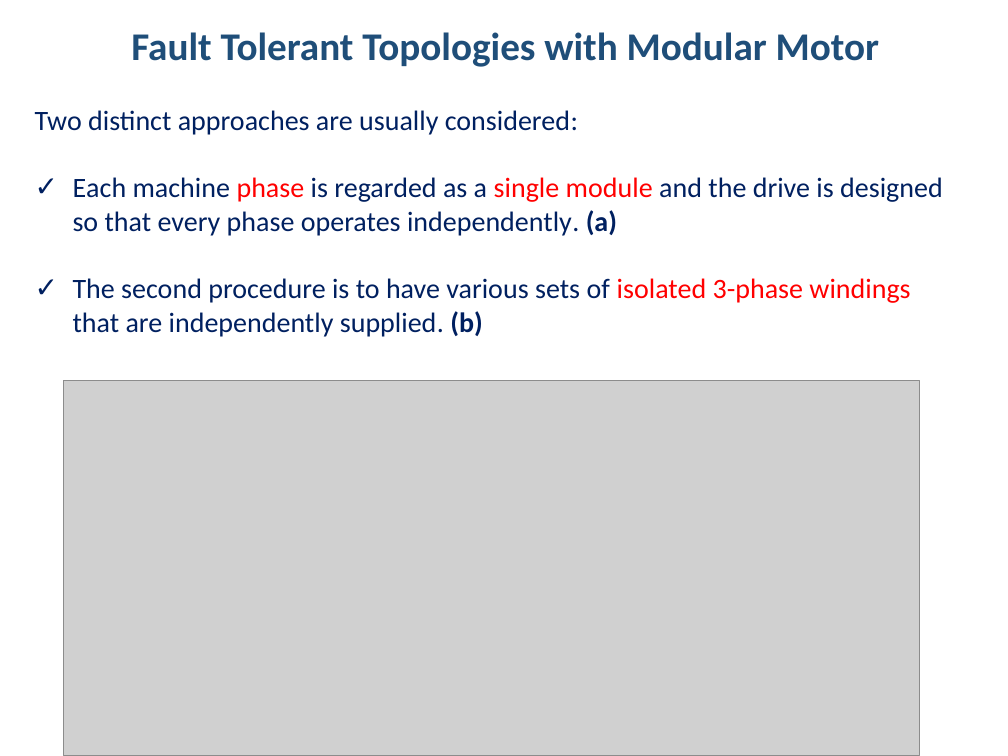
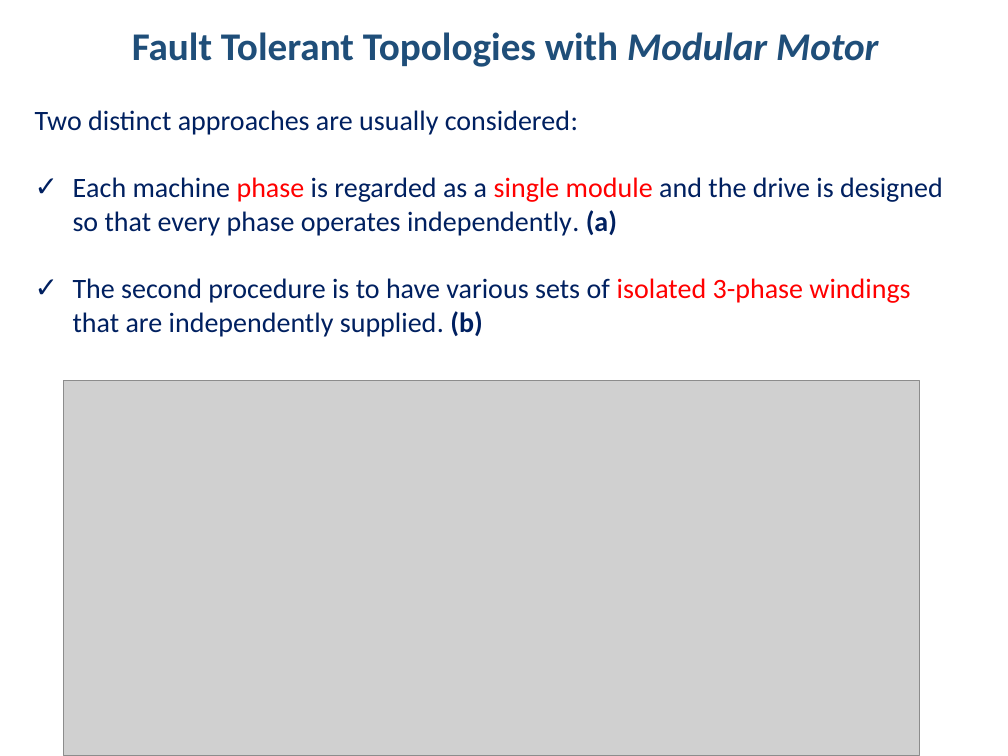
Before and after one commit to hakanpolat/IMMD, a slide deck: slide 18 of Literature/immd_ver2_research.pptx. Drawn at 1008x756 pixels with LibreOffice and Linux fonts; fonts in the diff are those of the drawing; grey boxes stand for pictures. Boxes give left, top, right and bottom in pixels: in the first picture for what was removed or moved away, otherwise in the second. Text is boxed around its words. In the diff, an @@ line names an element or a change of style, - is before the commit and + after.

Commit message:
Fault tolerance, inductance, stator configurations, drive topologies üzerine çalışmalar. Bkz: immd_ver2_research.pptx.

```diff
--- a/Literature/immd_ver2_research.pptx
+++ b/Literature/immd_ver2_research.pptx
@@ text "Fault Tolerant Topologies with Modular ..." at (132, 32, 878, 67): italic on in "Modular Motor" @@
```
Also in this commit, not shown: 7 other slides changed, 12 slides added, 4 other files.
